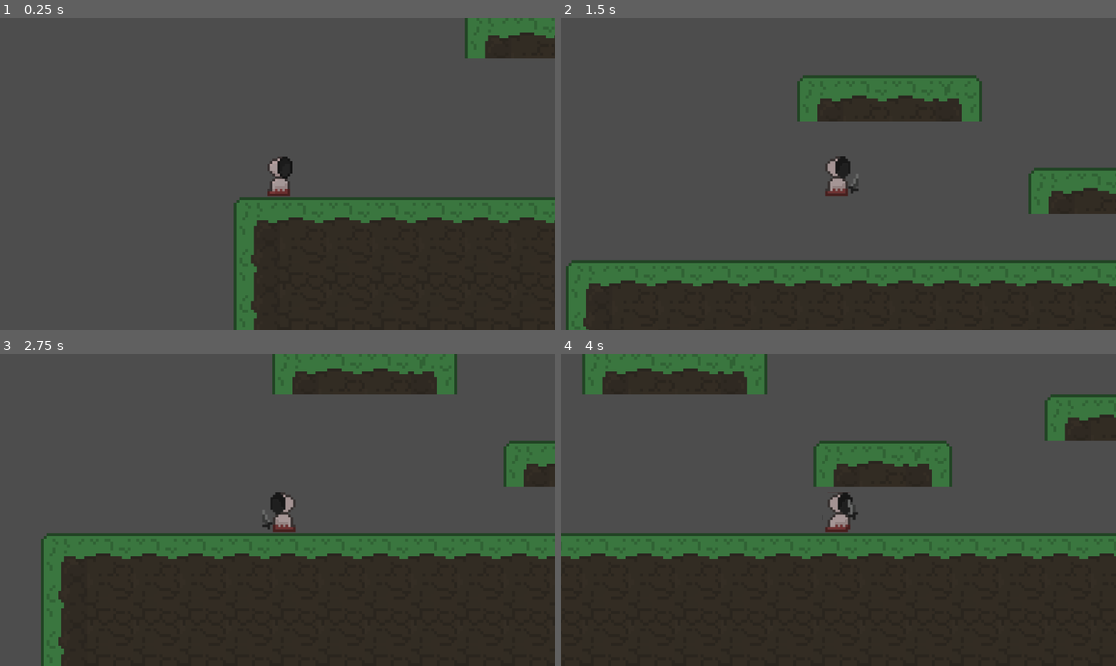
Above: before the commit, frames 1-4 (two rows, left to right).
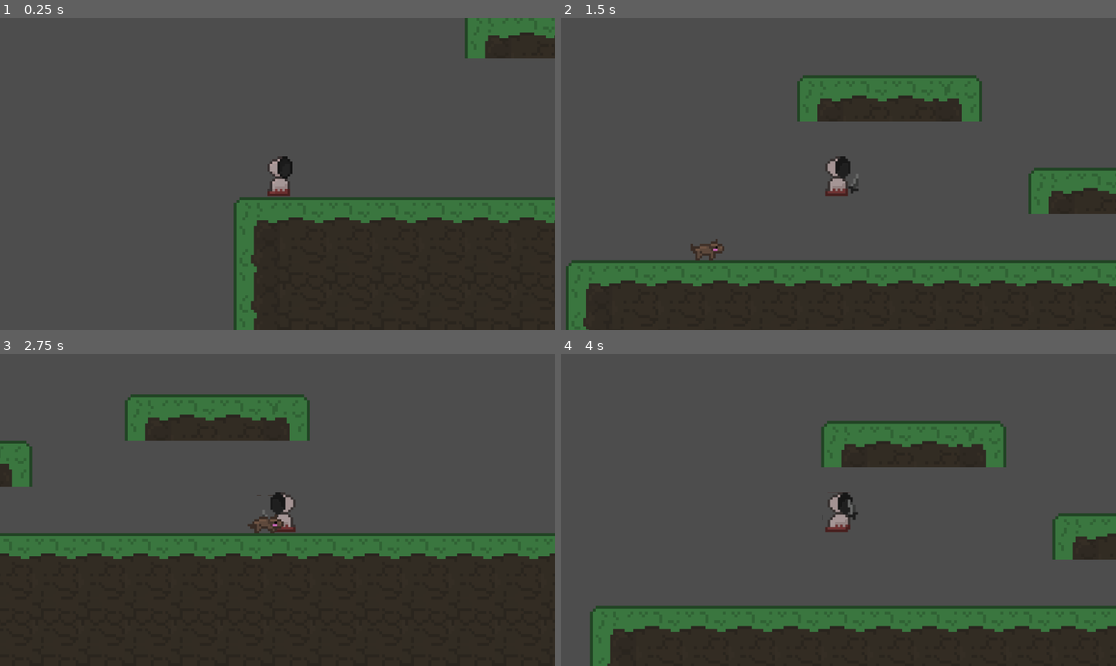
Above: after the commit, the same moments.

Repository: lassimultamaki/GoDot-MustaLammas
Game: Godot game, scene res://scenes/game.tscn
The game is run twice, just before and just after one commit, with the same random seed, the same clock (stepped at 60 frames per second) and the same inputs.
Inputs (mouse positions are in pixels of both pictures, inside the frame that each line leads up to):
- Up to frame 1 (0.25 s): no input
- Up to frame 2 (1.5 s): move the mouse to (960, 158) at 0.52 s; press the mouse at (960, 158) at 0.53 s; hold D (Right) from 0.53 s (still down); tap Space (Jump) at 0.77 s; move the mouse to (727, 189) at 1.27 s; release the mouse at (727, 189) at 1.28 s; click (727, 189) at 1.35 s
- Up to frame 3 (2.75 s): tap Space (Jump) at 1.52 s; move the mouse to (333, 441) at 2.02 s; release D (Right) at 2.03 s; press the mouse at (333, 441) at 2.03 s; hold A (Left) from 2.03 s (still down)
- Up to frame 4 (4 s): move the mouse to (810, 572) at 2.77 s; release A (Left) at 2.78 s; release the mouse at (810, 572) at 2.78 s; hold D (Right) from 2.78 s (still down); click (810, 572) at 2.85 s; tap Space (Jump) at 3.02, 3.77 s; move the mouse to (1005, 556) at 3.52 s; press the mouse at (1005, 556) at 3.53 s

The runs differ from the first frame. In frame 1, less than 0.1% of the frame differs, in the area x 48-53%, y 44-51%; in frame 2, 0.2%; in frame 3, 17%; in frame 4, 44%, in the area x 0-100%, y 0-100%.

Commit message:
päivitys_1.0

Diff:
--- a/scenes/character_body_2d.tscn
+++ /dev/null
@@ -1,79 +0,0 @@
-[gd_scene load_steps=11 format=3 uid="uid://bxeont04bbu82"]
-
-[ext_resource type="Script" uid="uid://bm3r7ew5d1ke5" path="res://scrips/character_body_2d.gd" id="1_g2brh"]
-[ext_resource type="Texture2D" uid="uid://c71gpwew5kgdj" path="res://assets/Uus kultisti (2).svg" id="2_g2brh"]
-
-[sub_resource type="CapsuleShape2D" id="CapsuleShape2D_g2brh"]
-radius = 159.0
-height = 496.0
-
-[sub_resource type="AtlasTexture" id="AtlasTexture_4vejd"]
-atlas = ExtResource("2_g2brh")
-region = Rect2(0, 0, 416, 512)
-
-[sub_resource type="AtlasTexture" id="AtlasTexture_ws0vm"]
-atlas = ExtResource("2_g2brh")
-region = Rect2(513, 0, 416, 512)
-
-[sub_resource type="AtlasTexture" id="AtlasTexture_rhr3r"]
-atlas = ExtResource("2_g2brh")
-region = Rect2(0, 512, 416, 512)
-
-[sub_resource type="AtlasTexture" id="AtlasTexture_t53lx"]
-atlas = ExtResource("2_g2brh")
-region = Rect2(513, 512, 416, 512)
-
-[sub_resource type="AtlasTexture" id="AtlasTexture_g2brh"]
-atlas = ExtResource("2_g2brh")
-region = Rect2(0, 0, 417, 512)
-
-[sub_resource type="AtlasTexture" id="AtlasTexture_dn4c7"]
-atlas = ExtResource("2_g2brh")
-region = Rect2(513, 0, 417, 512)
-
-[sub_resource type="SpriteFrames" id="SpriteFrames_t53lx"]
-animations = [{
-"frames": [{
-"duration": 1.0,
-"texture": SubResource("AtlasTexture_4vejd")
-}, {
-"duration": 1.0,
-"texture": SubResource("AtlasTexture_ws0vm")
-}, {
-"duration": 1.0,
-"texture": SubResource("AtlasTexture_rhr3r")
-}, {
-"duration": 1.0,
-"texture": SubResource("AtlasTexture_t53lx")
-}],
-"loop": true,
-"name": &"Run",
-"speed": 8.0
-}, {
-"frames": [{
-"duration": 1.0,
-"texture": SubResource("AtlasTexture_g2brh")
-}, {
-"duration": 1.0,
-"texture": SubResource("AtlasTexture_dn4c7")
-}],
-"loop": true,
-"name": &"idle",
-"speed": 5.0
-}]
-
-[node name="Player" type="CharacterBody2D"]
-script = ExtResource("1_g2brh")
-
-[node name="CollisionShape2D" type="CollisionShape2D" parent="."]
-position = Vector2(212, -21)
-shape = SubResource("CapsuleShape2D_g2brh")
-
-[node name="AnimatedSprite2D" type="AnimatedSprite2D" parent="."]
-position = Vector2(165, -18)
-scale = Vector2(0.9879808, 1)
-sprite_frames = SubResource("SpriteFrames_t53lx")
-animation = &"Run"
-autoplay = "idle"
-frame = 3
-frame_progress = 0.006264468
--- a/scenes/game.tscn
+++ b/scenes/game.tscn
@@ -1,7 +1,8 @@
-[gd_scene load_steps=7 format=4 uid="uid://dwvlppbyeq7p5"]
+[gd_scene load_steps=8 format=4 uid="uid://dwvlppbyeq7p5"]
 
 [ext_resource type="Texture2D" uid="uid://de66kprdslq76" path="res://assets/Tileset (10).svg" id="1_uwrxv"]
 [ext_resource type="PackedScene" uid="uid://dnp3sukl7qc00" path="res://scenes/player.tscn" id="2_yqjtg"]
+[ext_resource type="Script" uid="uid://diacxddtoh0ih" path="res://scenes/path_follow_2d.gd" id="3_lbhrr"]
 [ext_resource type="PackedScene" uid="uid://kle0ktscnk08" path="res://scenes/wolf_2_0.tscn" id="3_lnu2h"]
 
 [sub_resource type="TileSetAtlasSource" id="TileSetAtlasSource_yqjtg"]
@@ -775,6 +776,8 @@
 [node name="PathFollow2D" type="PathFollow2D" parent="Path2D"]
 position = Vector2(2289, -32)
 rotation = 3.1415927
+rotates = false
+script = ExtResource("3_lbhrr")
 
 [node name="Wolf 2_0" parent="Path2D/PathFollow2D" instance=ExtResource("3_lnu2h")]
 position = Vector2(-10, 27)
--- a/scenes/player.tscn
+++ b/scenes/player.tscn
@@ -144,8 +144,9 @@
 position = Vector2(5, 5.0000005)
 scale = Vector2(0.8717949, 0.8645833)
 sprite_frames = SubResource("SpriteFrames_tuyoq")
-animation = &"Run"
-frame_progress = 0.85196894
+animation = &"Idle"
+autoplay = "Idle"
+frame_progress = 0.901306
 
 [node name="Weaponhitbox" type="Area2D" parent="AnimatedSprite2D"]
 
--- a/scenes/wolf.tscn
+++ /dev/null
@@ -1,58 +0,0 @@
-[gd_scene load_steps=9 format=3 uid="uid://dmn62f37b0o4a"]
-
-[ext_resource type="Script" uid="uid://dbyxe8p5pevh5" path="res://scrips/wolf.gd" id="1_jrowp"]
-[ext_resource type="Texture2D" uid="uid://235bdykj0wy1" path="res://assets/Koira (1).svg" id="2_3a5b2"]
-
-[sub_resource type="AtlasTexture" id="AtlasTexture_aexq3"]
-atlas = ExtResource("2_3a5b2")
-region = Rect2(0, 0, 512, 512)
-
-[sub_resource type="AtlasTexture" id="AtlasTexture_l0rve"]
-atlas = ExtResource("2_3a5b2")
-region = Rect2(512, 0, 512, 512)
-
-[sub_resource type="AtlasTexture" id="AtlasTexture_mf2yl"]
-atlas = ExtResource("2_3a5b2")
-region = Rect2(0, 512, 512, 512)
-
-[sub_resource type="AtlasTexture" id="AtlasTexture_702ps"]
-atlas = ExtResource("2_3a5b2")
-region = Rect2(512, 512, 512, 512)
-
-[sub_resource type="SpriteFrames" id="SpriteFrames_u83lg"]
-animations = [{
-"frames": [{
-"duration": 1.0,
-"texture": SubResource("AtlasTexture_aexq3")
-}, {
-"duration": 1.0,
-"texture": SubResource("AtlasTexture_l0rve")
-}, {
-"duration": 1.0,
-"texture": SubResource("AtlasTexture_mf2yl")
-}, {
-"duration": 1.0,
-"texture": SubResource("AtlasTexture_702ps")
-}],
-"loop": true,
-"name": &"default",
-"speed": 5.0
-}]
-
-[sub_resource type="RectangleShape2D" id="RectangleShape2D_jrowp"]
-size = Vector2(102, 67)
-
-[node name="Wolf" type="CharacterBody2D"]
-position = Vector2(27, -37)
-script = ExtResource("1_jrowp")
-
-[node name="AnimatedSprite2D" type="AnimatedSprite2D" parent="."]
-position = Vector2(-2, -29)
-scale = Vector2(0.23828125, 0.2421875)
-sprite_frames = SubResource("SpriteFrames_u83lg")
-autoplay = "default"
-frame_progress = 0.50681925
-
-[node name="CollisionShape2D" type="CollisionShape2D" parent="."]
-position = Vector2(3, -0.5)
-shape = SubResource("RectangleShape2D_jrowp")
Renamed: scrips/path_follow_2d.gd -> scenes/path_follow_2d.gd
Not shown, added: scenes/path_follow_2d.gd.uid
Not shown, removed: scrips/path_follow_2d.gd.uid
